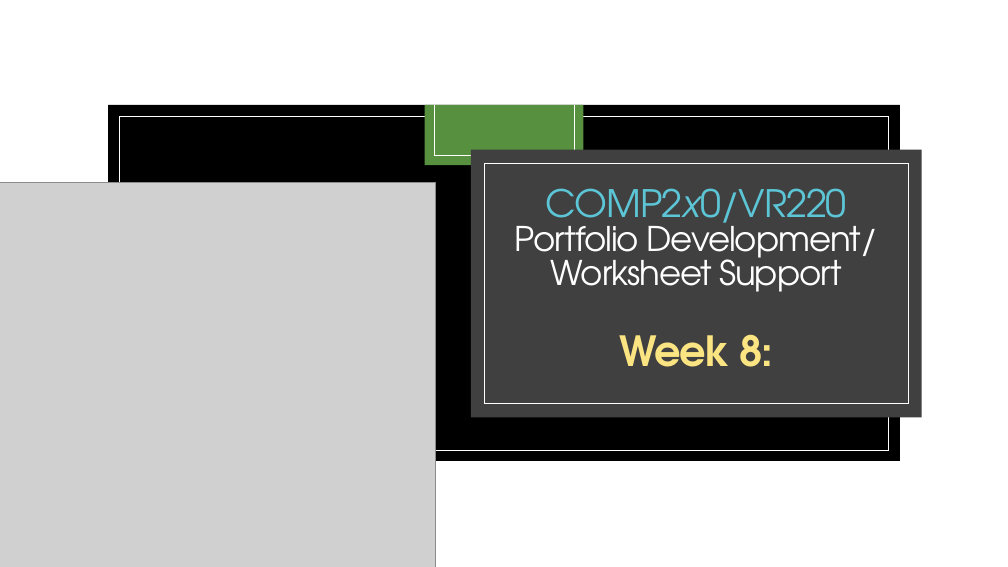
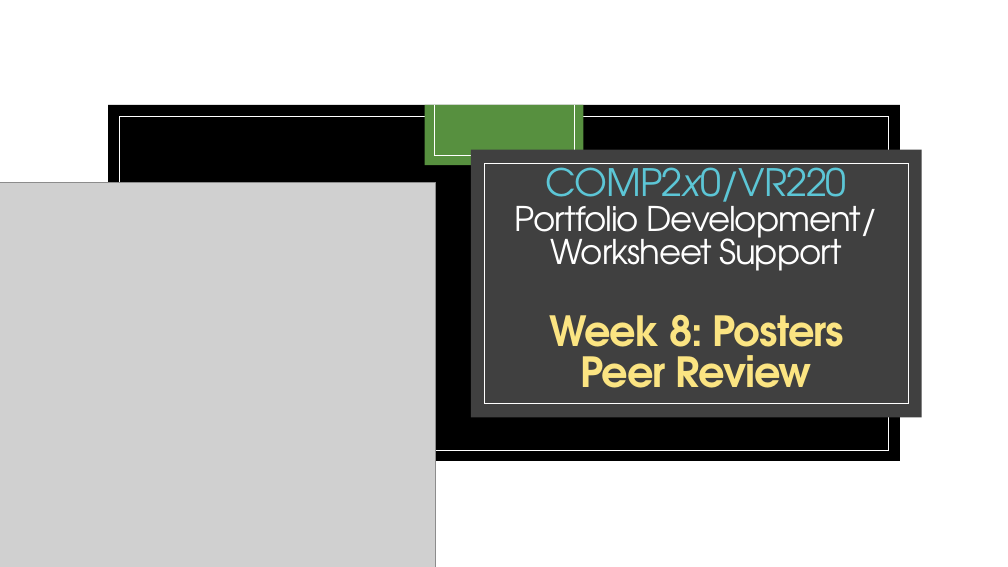
Before and after one commit to Falmouth-Games-Academy/COMP2x0-workshop-slides, a slide deck: slide 1 of COMP2x0-portfolio-workshop-08.pptx. Drawn at 1008x567 pixels with LibreOffice and Linux fonts; fonts in the diff are those of the drawing; grey boxes stand for pictures; background and template pictures are left out. Boxes give left, top, right and bottom in pixels: in the first picture for what was removed or moved away, otherwise in the second. Text is boxed around its words. In the diff, an @@ line names an element or a change of style, - is before the commit and + after.

Commit message:
Week 8 slides

```diff
--- a/COMP2x0-portfolio-workshop-08.pptx
+++ b/COMP2x0-portfolio-workshop-08.pptx
@@ title at (515,163,878,404): text changed @@
-COMP2x0/VR220
-Portfolio Development/
-Worksheet Support
-Week 8:
+COMP2x0/VR220
+Portfolio Development/
+Worksheet Support
+Week 8: Posters Peer Review
```
Also in this commit, not shown: 1 other slide changed, 4 slides added, 3 slides removed, 1 other file.
